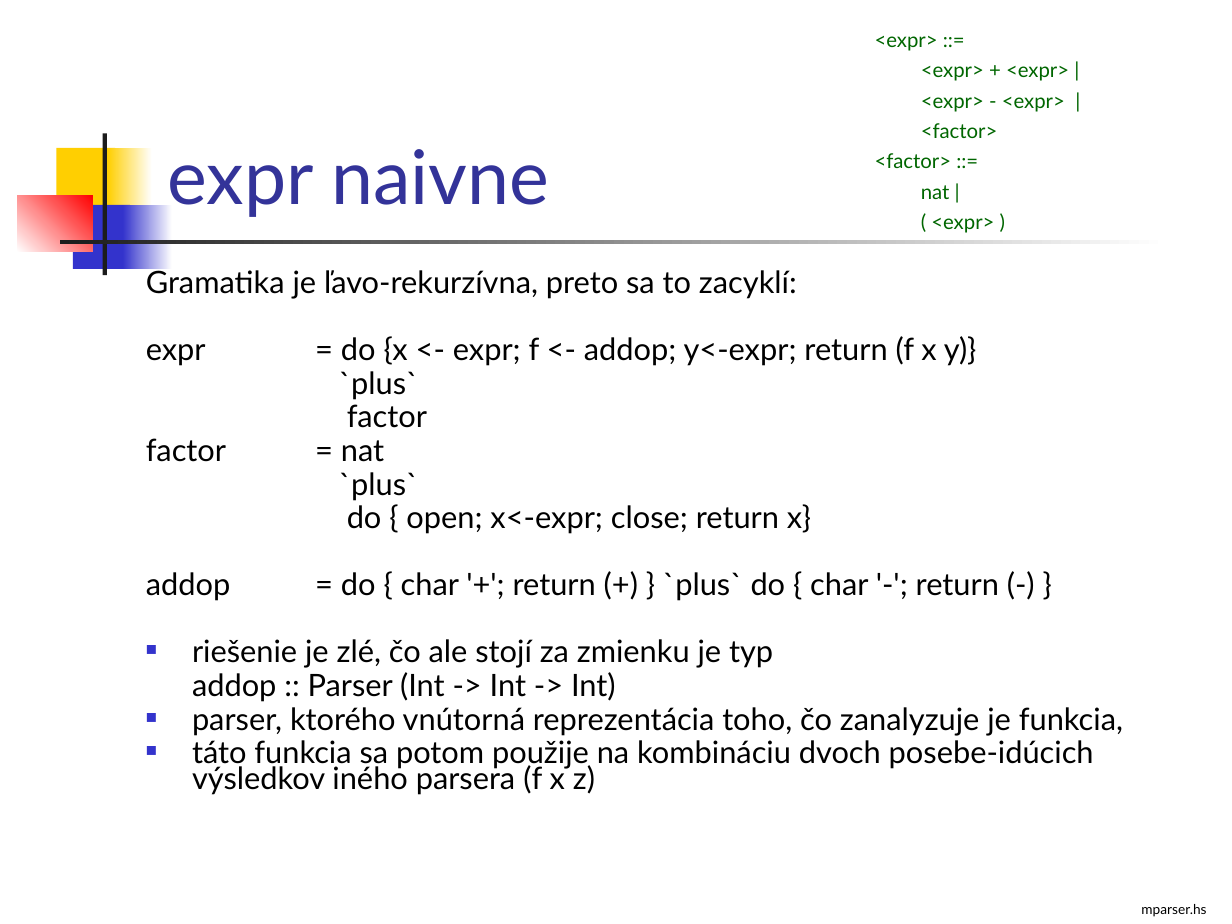
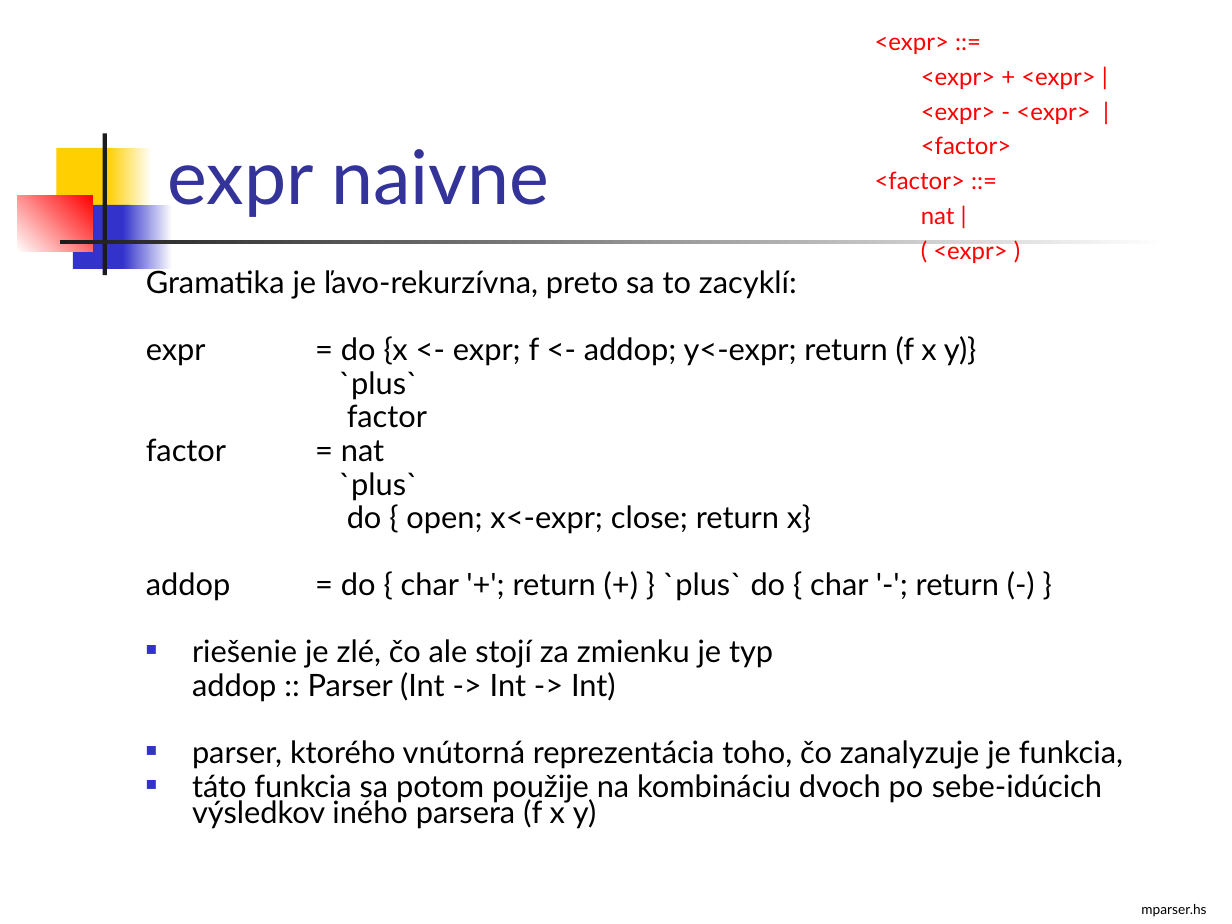
Before and after one commit to Funkcionalne/Prednasky, a slide deck: slide 17 of 10/10_fpro.ppt (slide 16 before the commit). Drawn at 1232x924 pixels with LibreOffice and Linux fonts; fonts in the diff are those of the drawing. Boxes give left, top, right and bottom in pixels: in the first picture for what was removed or moved away, otherwise in the second. Text is boxed around its words. In the diff, an @@ line names an element or a change of style, - is before the commit and + after.

```diff
--- a/10/10_fpro.ppt
+++ b/10/10_fpro.ppt
@@ text "<expr> ::=" at box(875, 37, 1095, 263): size 11.9 to 14 pt, text colour #006600 to #FF0000 @@
@@ text at box(192, 774, 1102, 829): text changed @@
-■ táto funkcia sa potom použije na kombináciu dvoch posebe-idúcich výsledkov iného parsera (f x z)
+■ táto funkcia sa potom použije na kombináciu dvoch po sebe-idúcich výsledkov iného parsera (f x y)
```
Also in this commit, not shown: 22 other slides changed, 2 slides added, 2 other files.
